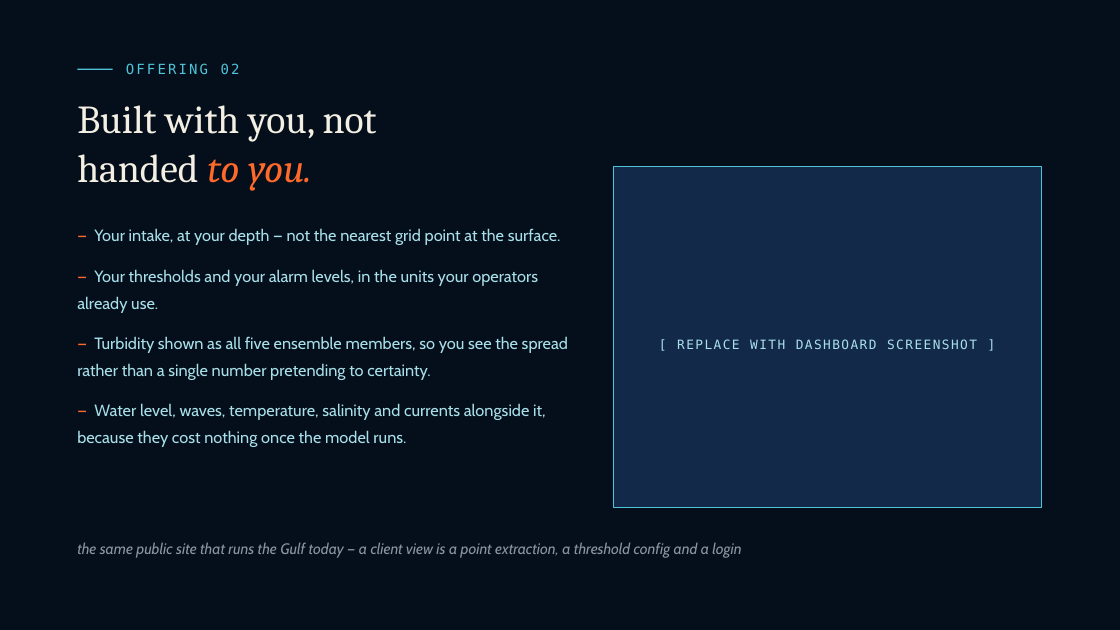
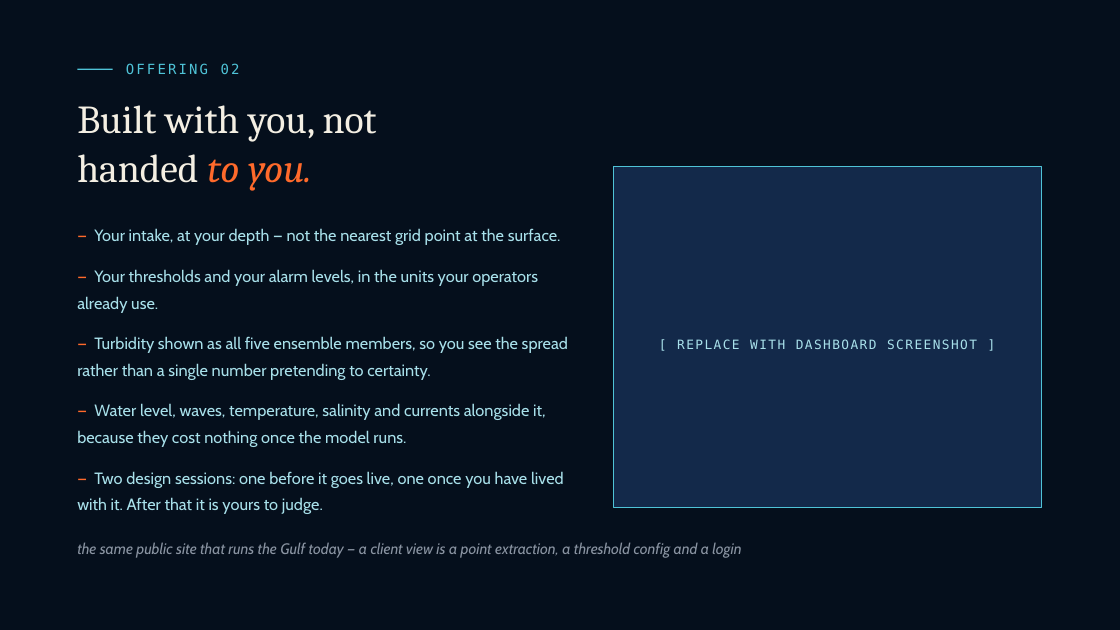
Before and after one commit to GilesFearon/oceanmotion-publications, a slide deck: slide 21 of pitch/oma-pitch-desal.pptx. Drawn at 1120x630 pixels with LibreOffice and Linux fonts; fonts in the diff are those of the drawing. Boxes give left, top, right and bottom in pixels: in the first picture for what was removed or moved away, otherwise in the second. Text is boxed around its words. In the diff, an @@ line names an element or a change of style, - is before the commit and + after.

```diff
--- a/pitch/oma-pitch-desal.pptx
+++ b/pitch/oma-pitch-desal.pptx
@@ text at box(77, 471, 564, 514): paragraph added @@
+— Two design sessions: one before it goes live, one once you have lived with it. After that it is yours to judge.
```
Also in this commit, not shown: 1 other file.
